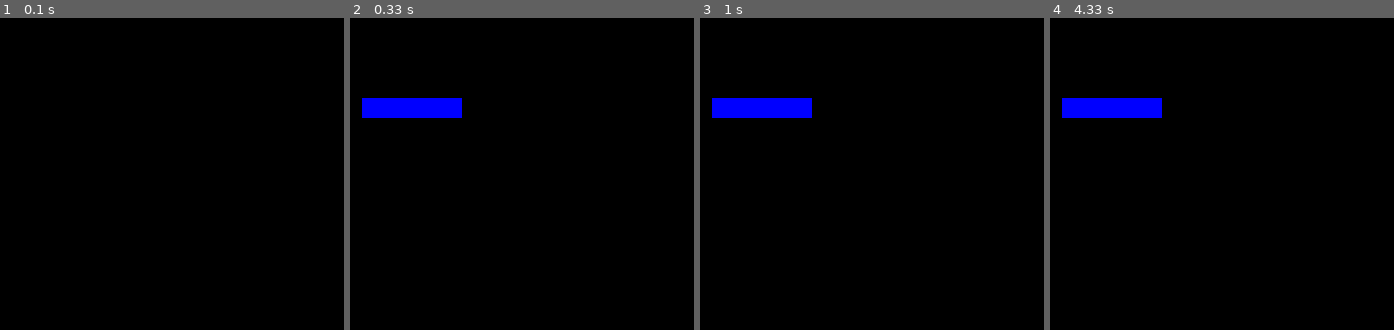
Above: before the commit, frames 1-4 (left to right).
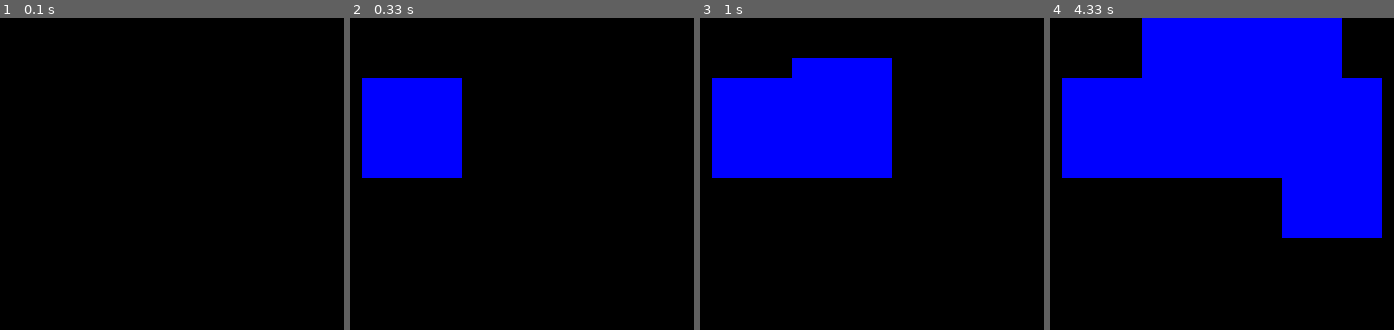
Above: after the commit, the same moments.

Repository: seiton35/naval-battle--pygame
Game: pygame game, started from navalBatle.py
Same seed, same stepped clock (60 frames per second), same inputs: the game is played once before the commit and once after it.
Inputs:
- Up to frame 1 (0.1 s): no input
- Up to frame 2 (0.33 s): no input
- Up to frame 3 (1 s): hold Right 0.33-0.8 s; hold Up from 0.83 s (still down)
- Up to frame 4 (4.33 s): release Up at 1.13 s; hold Right 1.17-1.63 s; hold Left 1.67-2.2 s; hold Down 2.23-2.53 s; hold Right 3.4-4.03 s; hold Down from 4.07 s (still down)

Frame 1 is identical in both runs. In frame 2, 7.5% of the frame differs, in the area x 3-33%, y 19-52%; in frame 3, 17%; in frame 4, 45%, in the area x 3-97%, y 0-71%.

Commit message:
изменение координат кирпича и отрисовка экрана

Diff:
--- a/navalBatle.py
+++ b/navalBatle.py
@@ -4,6 +4,10 @@
 win = pygame.display.set_mode((500,500))
 
 pygame.display.set_caption("naval battle")
+
+x = 30
+y = 30
+speed = 10
 
 run = True
 while run:
@@ -13,5 +17,16 @@
 		if event.type == pygame.QUIT:
 			run = False
 
-	pygame.draw.rect(win, (0,0,255), (30, 40, 50 ,10))
+	keys = pygame.key.get_pressed()
+	if keys[pygame.K_LEFT]:
+		x -= speed
+	if keys[pygame.K_RIGHT]:
+		x += speed
+	if keys[pygame.K_UP]:
+		y -= speed
+	if keys[pygame.K_DOWN]:
+		y += speed
+
+	#win.fill((0,0,0))
+	pygame.draw.rect(win, (0,0,255), (x, y, 50 ,50))
 	pygame.display.update()
